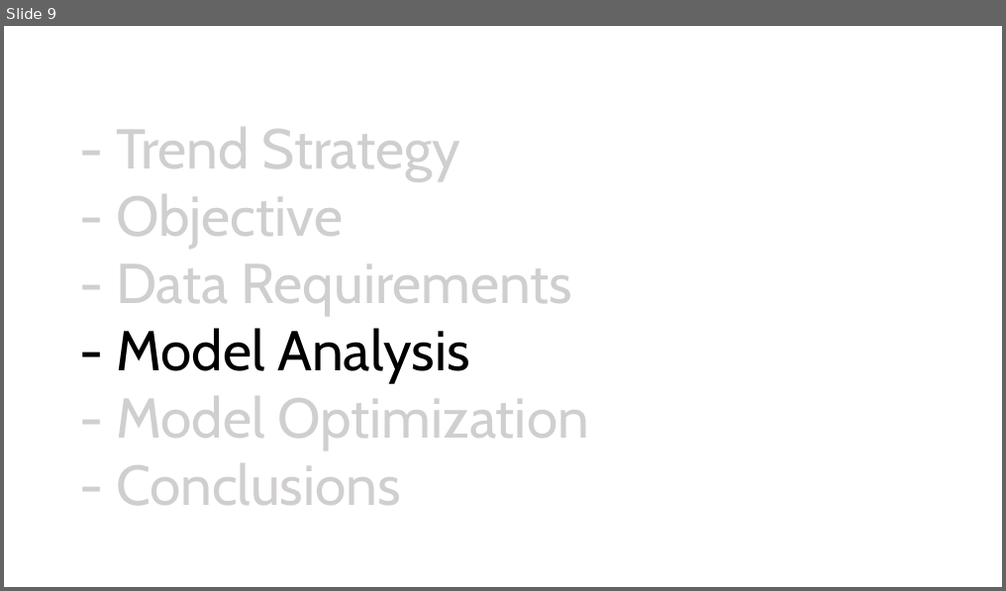
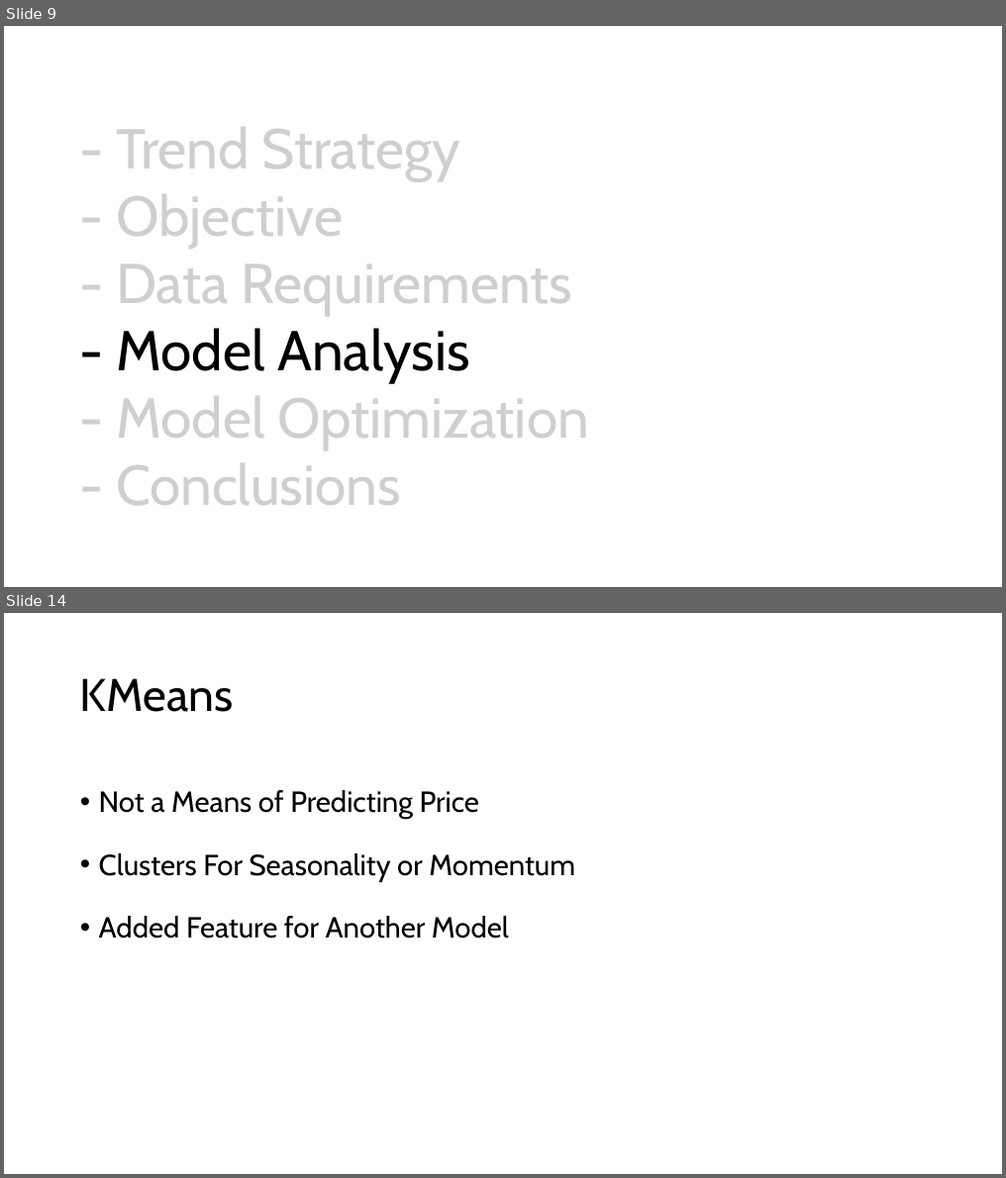
Before and after one commit to christian-ruiz/comp-642, a slide deck: final_project/Analysis of Common Trend Strategies Using ML - Christian Ruiz.pptx. Shown one above the other, each under a label of ours: slide 9 before the commit, slides 9 and 14 after it; the slides between them are not shown. The pictures are 1006x591 and 1006x1178 pixels, drawn with LibreOffice and Linux fonts; fonts in the diff are those of the drawing. Boxes give left, top, right and bottom in pixels: in the first picture for what was removed or moved away, otherwise in the second. Text is boxed around its words. In the diff, an @@ line names an element or a change of style, - is before the commit and + after.

```diff
--- a/final_project/Analysis of Common Trend Strategies Using ML - Christian Ruiz.pptx
+++ b/final_project/Analysis of Common Trend Strategies Using ML - Christian Ruiz.pptx
@@ slide 14 added at (4,613,1002,1174), background #FFFFFF @@
@@ title added at (80,678,233,712), 44 pt, text #000000 @@
+KMeans
@@ text added at (99,790,575,939), 28 pt, text #000000 @@
+• Not a Means of Predicting Price
+• Clusters For Seasonality or Momentum
+• Added Feature for Another Model
```
Also in this commit, not shown: 2 slides changed, 5 other slides added, 2 other files.
